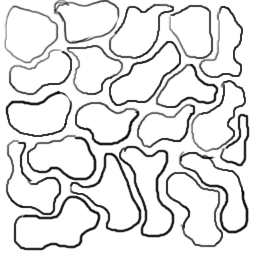
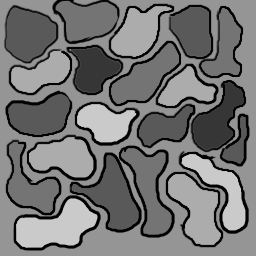
Two versions of the same layered image (256x256). Layer-by-layer changes:
added layer "Layer 20 (merged) copy" above "Layer 20 (merged)" over [3, 0, 250, 251]
added layer "Layer 20 (merged)" above "Layer 20" over [3, 0, 250, 251]
painted on "Layer 2" over [52, 0, 75, 15]
added layer "Color Fill 1" above "Background" over [0, 0, 256, 256]
